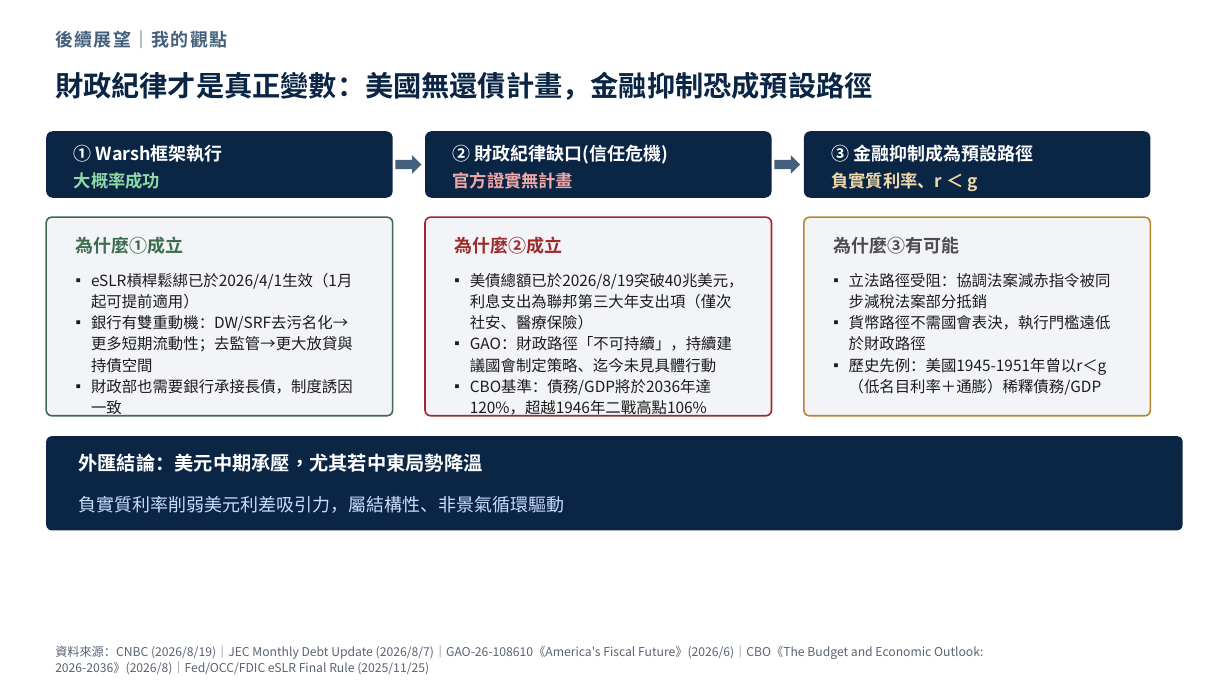
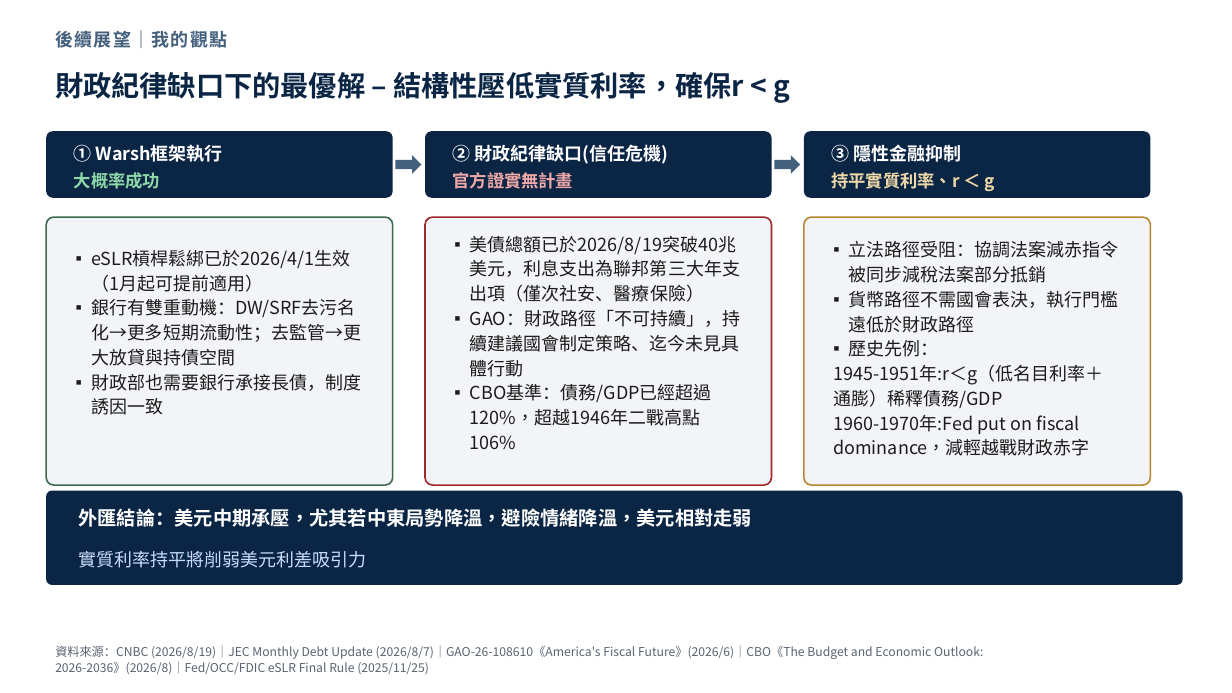
Before and after one commit to raphael-ksc/Advances-in-Financial-Machine-Learning-Projects, a slide deck: slide 10 of Warsh 改革與美元流動性展望.pptx (slide 9 before the commit). Drawn at 1232x693 pixels with LibreOffice and Linux fonts; fonts in the diff are those of the drawing. Boxes give left, top, right and bottom in pixels: in the first picture for what was removed or moved away, otherwise in the second. Text is boxed around its words. In the diff, an @@ line names an element or a change of style, - is before the commit and + after.

```diff
--- a/Warsh 改革與美元流動性展望.pptx
+++ b/Warsh 改革與美元流動性展望.pptx
@@ text at (55,72,790,103): text changed @@
-財政紀律才是真正變數：美國無還債計畫，金融抑制恐成預設路徑
+財政紀律缺口下的最優解 – 結構性壓低實質利率，確保r < g
@@ text at (831,144,962,162): text changed @@
-③ 金融抑制成為預設路徑
+③ 隱性金融抑制
@@ text at (831,172,995,191): text changed @@
-負實質利率、r ＜ g
+持平實質利率、r ＜ g
@@ rounded rectangle: place and size @@
-rounded rectangle at (46,217,393,416)
+rounded rectangle at (46,217,393,485)
@@ text "eSLR槓桿鬆綁已於2026/4/1生效（1月起可提前適用）": place and size @@
-text "eSLR槓桿鬆綁已於2026/4/1生效（1月起可提前適用）" at (91,273,353,417)
+text "eSLR槓桿鬆綁已於2026/4/1生效（1月起可提前適用）" at (91,250,361,415)
@@ text "eSLR槓桿鬆綁已於2026/4/1生效（1月起可提前適用）" at (91,250,361,415): size 12 to 14 pt @@
@@ text removed at (76,236,184,254) @@
-為什麼①成立
@@ rounded rectangle: place and size @@
-rounded rectangle at (425,217,772,416)
+rounded rectangle at (425,217,772,485)
@@ text "美債總額已於2026/8/19突破40兆美元，利息支出為聯邦第三大年支出項（僅次社安、醫療保險）": place and size @@
-text "美債總額已於2026/8/19突破40兆美元，利息支出為聯邦第三大年支出項（僅次社安、醫療保險）" at (470,273,744,417)
+text "美債總額已於2026/8/19突破40兆美元，利息支出為聯邦第三大年支出項（僅次社安、醫療保險）" at (470,236,741,402)
@@ text removed at (454,236,562,254) @@
-為什麼②成立
@@ text at (470,236,741,377): size 12 to 14 pt in "美債總額已於2026/8/19突破40兆美元，利息支出為聯邦第三大年支出項（僅次社安、醫療保險）", "GAO：財政路徑「不可持續」，持續建議國會制定策略、迄今未見具體行動" @@
@@ rounded rectangle: place and size @@
-rounded rectangle at (804,217,1151,416)
+rounded rectangle at (804,217,1151,485)
@@ text "立法路徑受阻：協調法案減赤指令被同步減稅法案部分抵銷": place and size @@
-text "立法路徑受阻：協調法案減赤指令被同步減稅法案部分抵銷" at (849,273,1111,395)
+text "立法路徑受阻：協調法案減赤指令被同步減稅法案部分抵銷" at (833,241,1119,456)
@@ text removed at (833,236,959,254) @@
-為什麼③有可能
@@ text at (849,241,1119,333): size 12 to 14 pt in "立法路徑受阻：協調法案減赤指令被同步減稅法案部分抵銷", "貨幣路徑不需國會表決，執行門檻遠低於財政路徑" @@
@@ text at (833,340,1103,456): text changed; size 12 to 14 pt @@
-▪ 歷史先例：美國1945-1951年曾以r＜g（低名目利率＋通膨）稀釋債務/GDP
+▪ 歷史先例：
+1945-1951年:r＜g（低名目利率＋通膨）稀釋債務/GDP
+1960-1970年:Fed put on fiscal dominance，減輕越戰財政赤字
@@ text at (470,384,712,402): text changed; size 12 to 14 pt @@
-▪ CBO基準：債務/GDP將於2036年達120%，超越1946年二戰高點106%
+▪ CBO基準：債務/GDP已經超過120%，超越1946年二戰高點106%
@@ rounded rectangle: place and size @@
-rounded rectangle at (46,436,1183,531)
+rounded rectangle at (46,491,1183,585)
@@ text at (78,508,752,527): text changed @@
-外匯結論：美元中期承壓，尤其若中東局勢降溫
+外匯結論：美元中期承壓，尤其若中東局勢降溫，避險情緒降溫，美元相對走弱
@@ text at (78,551,366,568): text changed @@
-負實質利率削弱美元利差吸引力，屬結構性、非景氣循環驅動
+實質利率持平將削弱美元利差吸引力
```
Also in this commit, not shown: 2 other slides changed, 1 slide added.
